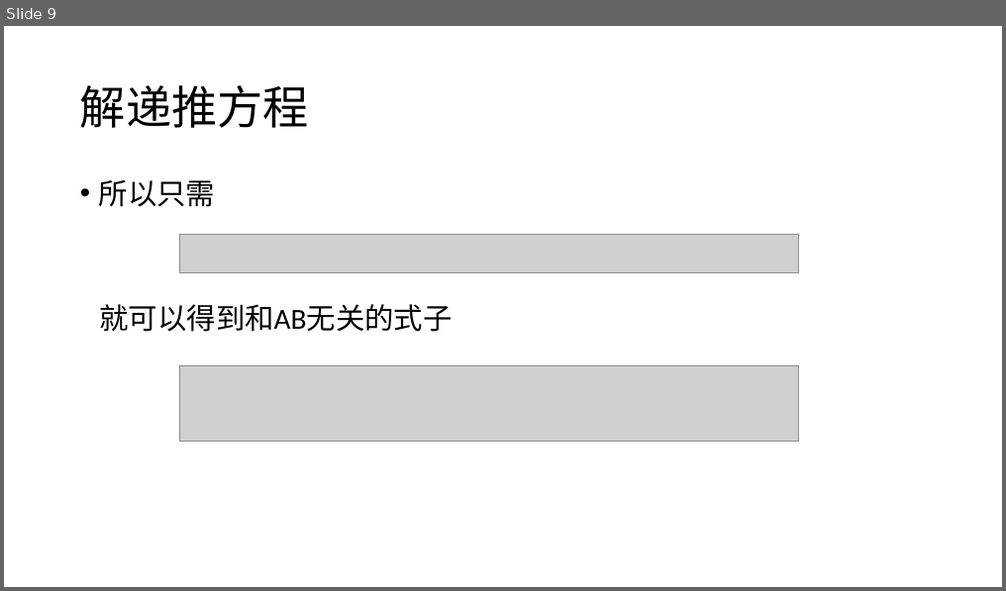
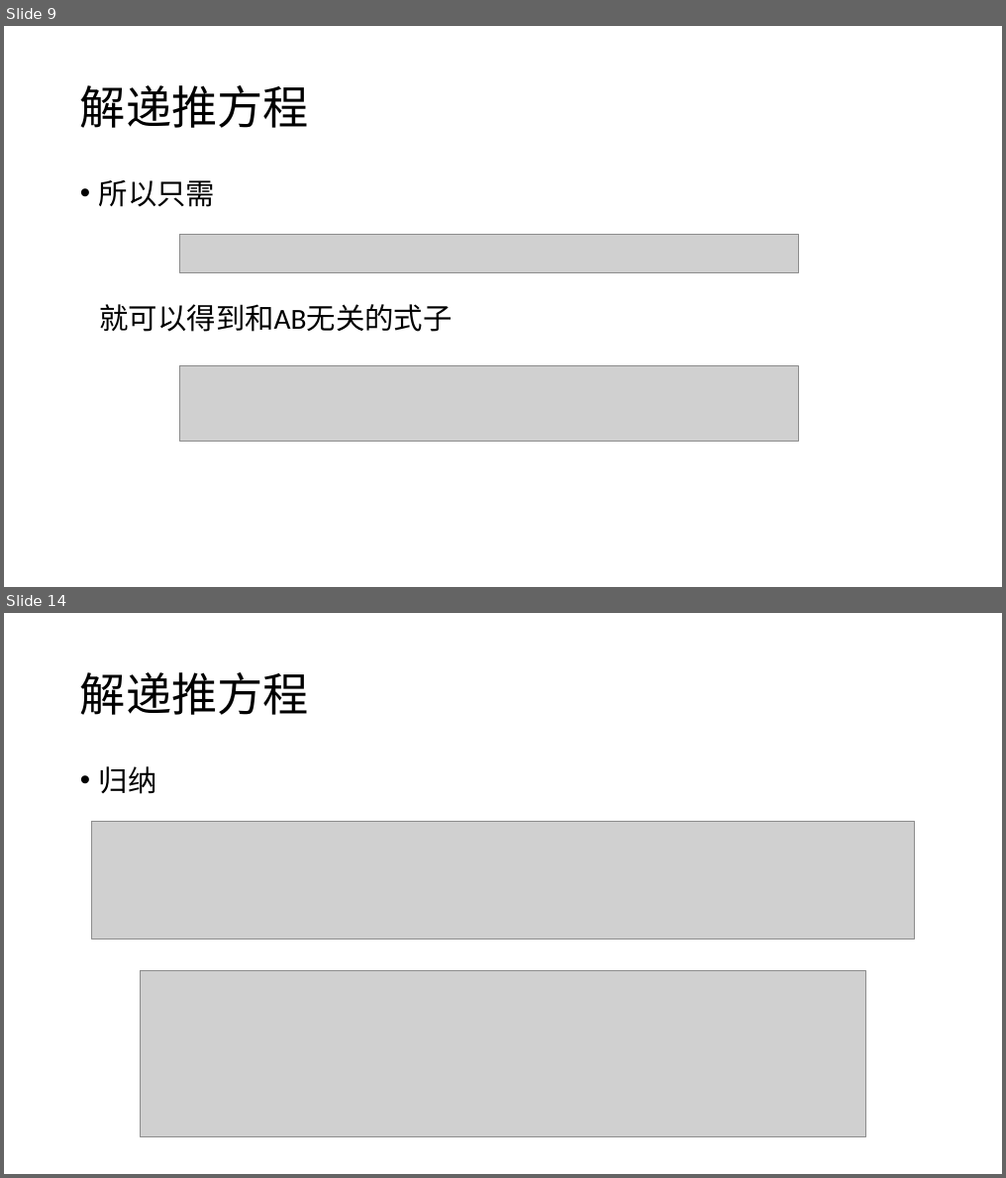
Before and after one commit to DanDoge/course_pku, a slide deck: Algorithm Design and Analysis/seminar/pre/paper/Mathematical-03.pptx. Shown one above the other, each under a label of ours: slide 9 before the commit, slides 9 and 14 after it; the slides between them are not shown. The pictures are 1006x591 and 1006x1178 pixels, drawn with LibreOffice and Linux fonts; fonts in the diff are those of the drawing; grey boxes stand for pictures. Boxes give left, top, right and bottom in pixels: in the first picture for what was removed or moved away, otherwise in the second. Text is boxed around its words. In the diff, an @@ line names an element or a change of style, - is before the commit and + after.

```diff
--- a/Algorithm Design and Analysis/seminar/pre/paper/Mathematical-03.pptx
+++ b/Algorithm Design and Analysis/seminar/pre/paper/Mathematical-03.pptx
@@ slide 14 added at (4,613,1002,1174), background #FFFFFF @@
@@ title added at (80,672,309,715), 44 pt, text #000000 @@
+解递推方程
@@ text added at (99,766,157,794), 28 pt, text #000000 @@
+• 归纳
@@ picture added at (91,821,915,939) @@
@@ picture added at (141,970,865,1137) @@
```
Also in this commit, not shown: 2 slides changed, 9 other slides added, 20 other files.
